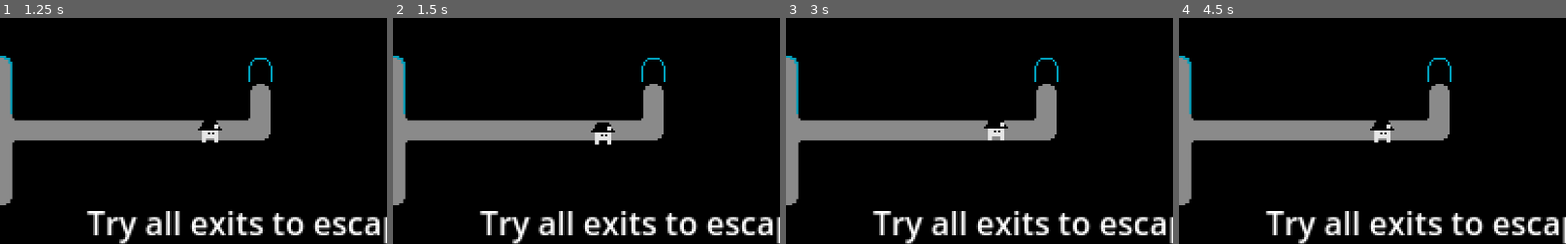
Above: before the commit, frames 1-4 (left to right).
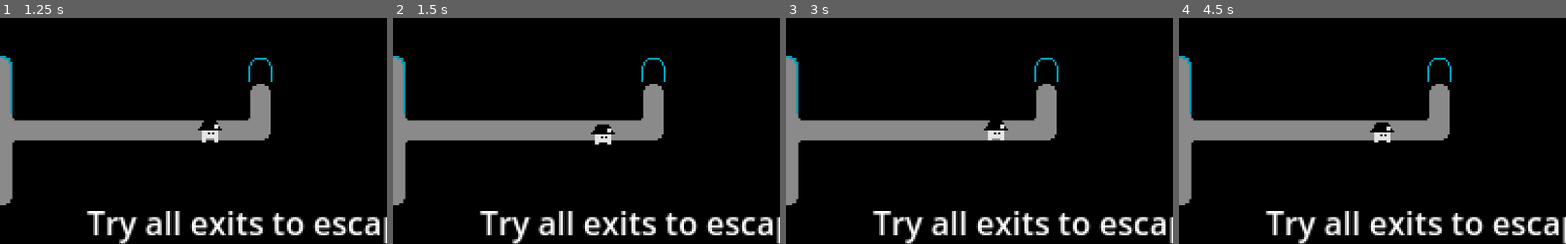
Above: after the commit, the same moments.

Repository: GodMadeEarth/Miners-Misfortune
Game: Godot game, scene res://Levels/Level 0.tscn
Same seed, same stepped clock (60 frames per second), same inputs: the game is played once before the commit and once after it. Sound files missing from this copy of the repository are replaced by a short silence.
Inputs:
- Up to frame 1 (1.25 s): tap Enter at 0.5 s; hold D from 0.53 s (still down); hold R from 0.53 s (still down)
- Up to frame 2 (1.5 s): tap Space at 1.25 s; release D at 1.28 s; release R at 1.28 s; hold S from 1.28 s (still down); tap R at 1.35 s
- Up to frame 3 (3 s): tap Enter at 2 s; release S at 2.03 s; hold D 2.03-2.78 s; hold R 2.03-2.78 s; tap Space at 2.75 s; hold W from 2.78 s (still down); tap R at 2.85 s
- Up to frame 4 (4.5 s): tap Enter at 3.5 s; release W at 3.53 s; hold R 3.53-4.28 s; hold A from 3.53 s (still down); tap Space at 4.25 s; tap R at 4.35 s
The pictures show only the part of the screen within x 39-89%, y 36-86%; the shares and areas given below are measured in that part.

Frame 1 is identical in both runs. In frame 2, 0.2% of the frame differs, in the area x 51-58%, y 45-56%; in frame 3, 0.2%; in frame 4, 0.2%.

Commit message:
sound and animation implamented

Diff:
--- a/Miners Misfortune/Levels/Level 0.tscn
+++ b/Miners Misfortune/Levels/Level 0.tscn
@@ -1,10 +1,12 @@
-[gd_scene load_steps=10 format=3 uid="uid://yswnfgc1yu63"]
+[gd_scene load_steps=12 format=3 uid="uid://yswnfgc1yu63"]
 
 [ext_resource type="Texture2D" uid="uid://btavivh0utmnt" path="res://tiles.png" id="1_321yj"]
 [ext_resource type="Script" path="res://TileMap.gd" id="2_28vbd"]
 [ext_resource type="PackedScene" uid="uid://c67hfnaf3k3lx" path="res://Levels/Level 1.tscn" id="3_1i3e1"]
 [ext_resource type="Script" path="res://Player.gd" id="3_cn6iw"]
 [ext_resource type="Texture2D" uid="uid://do6q5hit1qav7" path="res://player.png" id="4_oimv1"]
+[ext_resource type="AudioStream" uid="uid://b8pf7ctiwq7mj" path="res://SFX_Amb_Wind.wav" id="6_1ss74"]
+[ext_resource type="AudioStream" uid="uid://cyuxcmsr63noc" path="res://SFX_Amb_WaterDrip.wav" id="7_om2hm"]
 
 [sub_resource type="TileMapPattern" id="TileMapPattern_go13u"]
 tile_data = PackedInt32Array(0, 65536, 1, 65536, 65536, 1, 131072, 65536, 1, 196608, 65536, 1, 262144, 65536, 1, 327680 …(5848 unchanged characters)…
@@ -297,3 +299,15 @@
 text = "Try all exits to escape with WASD or Arrow Keys!"
 horizontal_alignment = 1
 autowrap_mode = 3
+
+[node name="Audio" type="Node" parent="."]
+
+[node name="AudioStreamPlayer" type="AudioStreamPlayer" parent="Audio"]
+stream = ExtResource("6_1ss74")
+volume_db = -10.306
+autoplay = true
+
+[node name="AudioStreamPlayer2" type="AudioStreamPlayer" parent="Audio"]
+stream = ExtResource("7_om2hm")
+volume_db = -24.36
+autoplay = true
--- a/Miners Misfortune/Levels/Level 1.tscn
+++ b/Miners Misfortune/Levels/Level 1.tscn
@@ -1,10 +1,12 @@
-[gd_scene load_steps=10 format=3 uid="uid://c67hfnaf3k3lx"]
+[gd_scene load_steps=12 format=3 uid="uid://c67hfnaf3k3lx"]
 
 [ext_resource type="Texture2D" uid="uid://btavivh0utmnt" path="res://tiles.png" id="1_3ke7c"]
 [ext_resource type="Script" path="res://TileMap.gd" id="2_fhuak"]
 [ext_resource type="PackedScene" uid="uid://ch5vi22spvjr6" path="res://Levels/Level 2.tscn" id="3_gmhha"]
 [ext_resource type="Script" path="res://Player.gd" id="3_tykmd"]
 [ext_resource type="Texture2D" uid="uid://do6q5hit1qav7" path="res://player.png" id="4_380c7"]
+[ext_resource type="AudioStream" uid="uid://b8pf7ctiwq7mj" path="res://SFX_Amb_Wind.wav" id="6_bqcr1"]
+[ext_resource type="AudioStream" uid="uid://cyuxcmsr63noc" path="res://SFX_Amb_WaterDrip.wav" id="7_82hgx"]
 
 [sub_resource type="TileMapPattern" id="TileMapPattern_go13u"]
 tile_data = PackedInt32Array(0, 65536, 1, 65536, 65536, 1, 131072, 65536, 1, 196608, 65536, 1, 262144, 65536, 1, 327680 …(5848 unchanged characters)…
@@ -288,3 +290,15 @@
 text = "Press R to reload the current level!"
 horizontal_alignment = 1
 autowrap_mode = 3
+
+[node name="Audio" type="Node" parent="."]
+
+[node name="AudioStreamPlayer" type="AudioStreamPlayer" parent="Audio"]
+stream = ExtResource("6_bqcr1")
+volume_db = -10.306
+autoplay = true
+
+[node name="AudioStreamPlayer2" type="AudioStreamPlayer" parent="Audio"]
+stream = ExtResource("7_82hgx")
+volume_db = -24.36
+autoplay = true
--- a/Miners Misfortune/Levels/Level 2.tscn
+++ b/Miners Misfortune/Levels/Level 2.tscn
@@ -1,10 +1,12 @@
-[gd_scene load_steps=10 format=3 uid="uid://ch5vi22spvjr6"]
+[gd_scene load_steps=12 format=3 uid="uid://ch5vi22spvjr6"]
 
 [ext_resource type="Texture2D" uid="uid://btavivh0utmnt" path="res://tiles.png" id="1_alopj"]
 [ext_resource type="Script" path="res://TileMap.gd" id="2_hrbrx"]
 [ext_resource type="PackedScene" uid="uid://c8l3b2gsvda0f" path="res://Levels/Level 3.tscn" id="3_f0ov8"]
 [ext_resource type="Script" path="res://Player.gd" id="3_wa5w3"]
 [ext_resource type="Texture2D" uid="uid://do6q5hit1qav7" path="res://player.png" id="4_lo27f"]
+[ext_resource type="AudioStream" uid="uid://b8pf7ctiwq7mj" path="res://SFX_Amb_Wind.wav" id="6_rwsxt"]
+[ext_resource type="AudioStream" uid="uid://cyuxcmsr63noc" path="res://SFX_Amb_WaterDrip.wav" id="7_12dxm"]
 
 [sub_resource type="TileMapPattern" id="TileMapPattern_go13u"]
 tile_data = PackedInt32Array(0, 65536, 1, 65536, 65536, 1, 131072, 65536, 1, 196608, 65536, 1, 262144, 65536, 1, 327680 …(5848 unchanged characters)…
@@ -279,3 +281,15 @@
 texture = ExtResource("4_lo27f")
 hframes = 2
 vframes = 3
+
+[node name="Audio" type="Node" parent="."]
+
+[node name="AudioStreamPlayer" type="AudioStreamPlayer" parent="Audio"]
+stream = ExtResource("6_rwsxt")
+volume_db = -10.306
+autoplay = true
+
+[node name="AudioStreamPlayer2" type="AudioStreamPlayer" parent="Audio"]
+stream = ExtResource("7_12dxm")
+volume_db = -24.36
+autoplay = true
--- a/Miners Misfortune/Levels/Level 3.tscn
+++ b/Miners Misfortune/Levels/Level 3.tscn
@@ -1,10 +1,12 @@
-[gd_scene load_steps=10 format=3 uid="uid://c8l3b2gsvda0f"]
+[gd_scene load_steps=12 format=3 uid="uid://c8l3b2gsvda0f"]
 
 [ext_resource type="Texture2D" uid="uid://btavivh0utmnt" path="res://tiles.png" id="1_uca43"]
 [ext_resource type="Script" path="res://TileMap.gd" id="2_lfabm"]
 [ext_resource type="PackedScene" uid="uid://c5tejawgsmix3" path="res://Levels/Level 4.tscn" id="3_gj6qi"]
 [ext_resource type="Script" path="res://Player.gd" id="3_lkfsk"]
 [ext_resource type="Texture2D" uid="uid://do6q5hit1qav7" path="res://player.png" id="4_5b017"]
+[ext_resource type="AudioStream" uid="uid://b8pf7ctiwq7mj" path="res://SFX_Amb_Wind.wav" id="6_8ilfa"]
+[ext_resource type="AudioStream" uid="uid://cyuxcmsr63noc" path="res://SFX_Amb_WaterDrip.wav" id="7_cojni"]
 
 [sub_resource type="TileMapPattern" id="TileMapPattern_go13u"]
 tile_data = PackedInt32Array(0, 65536, 1, 65536, 65536, 1, 131072, 65536, 1, 196608, 65536, 1, 262144, 65536, 1, 327680 …(5848 unchanged characters)…
@@ -279,3 +281,15 @@
 texture = ExtResource("4_5b017")
 hframes = 2
 vframes = 3
+
+[node name="Audio" type="Node" parent="."]
+
+[node name="AudioStreamPlayer" type="AudioStreamPlayer" parent="Audio"]
+stream = ExtResource("6_8ilfa")
+volume_db = -10.306
+autoplay = true
+
+[node name="AudioStreamPlayer2" type="AudioStreamPlayer" parent="Audio"]
+stream = ExtResource("7_cojni")
+volume_db = -24.36
+autoplay = true
--- a/Miners Misfortune/Levels/Level 4.tscn
+++ b/Miners Misfortune/Levels/Level 4.tscn
@@ -1,10 +1,12 @@
-[gd_scene load_steps=10 format=3 uid="uid://c5tejawgsmix3"]
+[gd_scene load_steps=12 format=3 uid="uid://c5tejawgsmix3"]
 
 [ext_resource type="Texture2D" uid="uid://btavivh0utmnt" path="res://tiles.png" id="1_eylu0"]
 [ext_resource type="Script" path="res://TileMap.gd" id="2_6tlul"]
 [ext_resource type="PackedScene" uid="uid://cpo421t2ro6bc" path="res://Levels/Level 5.tscn" id="3_3e30v"]
 [ext_resource type="Script" path="res://Player.gd" id="3_5vcmb"]
 [ext_resource type="Texture2D" uid="uid://do6q5hit1qav7" path="res://player.png" id="4_b3do0"]
+[ext_resource type="AudioStream" uid="uid://b8pf7ctiwq7mj" path="res://SFX_Amb_Wind.wav" id="6_me2xo"]
+[ext_resource type="AudioStream" uid="uid://cyuxcmsr63noc" path="res://SFX_Amb_WaterDrip.wav" id="7_0wnj0"]
 
 [sub_resource type="TileMapPattern" id="TileMapPattern_go13u"]
 tile_data = PackedInt32Array(0, 65536, 1, 65536, 65536, 1, 131072, 65536, 1, 196608, 65536, 1, 262144, 65536, 1, 327680 …(5848 unchanged characters)…
@@ -279,3 +281,15 @@
 texture = ExtResource("4_b3do0")
 hframes = 2
 vframes = 3
+
+[node name="Audio" type="Node" parent="."]
+
+[node name="AudioStreamPlayer" type="AudioStreamPlayer" parent="Audio"]
+stream = ExtResource("6_me2xo")
+volume_db = -10.306
+autoplay = true
+
+[node name="AudioStreamPlayer2" type="AudioStreamPlayer" parent="Audio"]
+stream = ExtResource("7_0wnj0")
+volume_db = -24.36
+autoplay = true
--- a/Miners Misfortune/Levels/Level 5.tscn
+++ b/Miners Misfortune/Levels/Level 5.tscn
@@ -1,10 +1,12 @@
-[gd_scene load_steps=10 format=3 uid="uid://cpo421t2ro6bc"]
+[gd_scene load_steps=12 format=3 uid="uid://cpo421t2ro6bc"]
 
 [ext_resource type="Texture2D" uid="uid://btavivh0utmnt" path="res://tiles.png" id="1_3wg52"]
 [ext_resource type="Script" path="res://TileMap.gd" id="2_lrra8"]
 [ext_resource type="PackedScene" uid="uid://4mbck2es4hpj" path="res://Levels/Level 6.tscn" id="3_cqfps"]
 [ext_resource type="Script" path="res://Player.gd" id="3_y2g1c"]
 [ext_resource type="Texture2D" uid="uid://do6q5hit1qav7" path="res://player.png" id="4_3rhi4"]
+[ext_resource type="AudioStream" uid="uid://b8pf7ctiwq7mj" path="res://SFX_Amb_Wind.wav" id="6_iwtmt"]
+[ext_resource type="AudioStream" uid="uid://cyuxcmsr63noc" path="res://SFX_Amb_WaterDrip.wav" id="7_as3cm"]
 
 [sub_resource type="TileMapPattern" id="TileMapPattern_go13u"]
 tile_data = PackedInt32Array(0, 65536, 1, 65536, 65536, 1, 131072, 65536, 1, 196608, 65536, 1, 262144, 65536, 1, 327680 …(5848 unchanged characters)…
@@ -279,3 +281,15 @@
 texture = ExtResource("4_3rhi4")
 hframes = 2
 vframes = 3
+
+[node name="Audio" type="Node" parent="."]
+
+[node name="AudioStreamPlayer" type="AudioStreamPlayer" parent="Audio"]
+stream = ExtResource("6_iwtmt")
+volume_db = -10.306
+autoplay = true
+
+[node name="AudioStreamPlayer2" type="AudioStreamPlayer" parent="Audio"]
+stream = ExtResource("7_as3cm")
+volume_db = -24.36
+autoplay = true
--- a/Miners Misfortune/Levels/Level 6.tscn
+++ b/Miners Misfortune/Levels/Level 6.tscn
@@ -1,10 +1,12 @@
-[gd_scene load_steps=10 format=3 uid="uid://4mbck2es4hpj"]
+[gd_scene load_steps=12 format=3 uid="uid://4mbck2es4hpj"]
 
 [ext_resource type="Texture2D" uid="uid://btavivh0utmnt" path="res://tiles.png" id="1_qlhrg"]
 [ext_resource type="Script" path="res://TileMap.gd" id="2_r2cwx"]
 [ext_resource type="PackedScene" uid="uid://db7pbhfxoxesk" path="res://Levels/Level 7.tscn" id="3_7l4eb"]
 [ext_resource type="Script" path="res://Player.gd" id="3_40l1y"]
 [ext_resource type="Texture2D" uid="uid://do6q5hit1qav7" path="res://player.png" id="4_2hag7"]
+[ext_resource type="AudioStream" uid="uid://b8pf7ctiwq7mj" path="res://SFX_Amb_Wind.wav" id="6_i518y"]
+[ext_resource type="AudioStream" uid="uid://cyuxcmsr63noc" path="res://SFX_Amb_WaterDrip.wav" id="7_5l12k"]
 
 [sub_resource type="TileMapPattern" id="TileMapPattern_go13u"]
 tile_data = PackedInt32Array(0, 65536, 1, 65536, 65536, 1, 131072, 65536, 1, 196608, 65536, 1, 262144, 65536, 1, 327680 …(5848 unchanged characters)…
@@ -279,3 +281,15 @@
 texture = ExtResource("4_2hag7")
 hframes = 2
 vframes = 3
+
+[node name="Audio" type="Node" parent="."]
+
+[node name="AudioStreamPlayer" type="AudioStreamPlayer" parent="Audio"]
+stream = ExtResource("6_i518y")
+volume_db = -10.306
+autoplay = true
+
+[node name="AudioStreamPlayer2" type="AudioStreamPlayer" parent="Audio"]
+stream = ExtResource("7_5l12k")
+volume_db = -24.36
+autoplay = true
--- a/Miners Misfortune/Levels/Level 7.tscn
+++ b/Miners Misfortune/Levels/Level 7.tscn
@@ -1,9 +1,11 @@
-[gd_scene load_steps=9 format=3 uid="uid://db7pbhfxoxesk"]
+[gd_scene load_steps=11 format=3 uid="uid://db7pbhfxoxesk"]
 
 [ext_resource type="Texture2D" uid="uid://btavivh0utmnt" path="res://tiles.png" id="1_kveiy"]
 [ext_resource type="Script" path="res://TileMap.gd" id="2_ii58e"]
 [ext_resource type="Script" path="res://Player.gd" id="3_vl83a"]
 [ext_resource type="Texture2D" uid="uid://do6q5hit1qav7" path="res://player.png" id="4_axxo0"]
+[ext_resource type="AudioStream" uid="uid://b8pf7ctiwq7mj" path="res://SFX_Amb_Wind.wav" id="5_5tyyf"]
+[ext_resource type="AudioStream" uid="uid://cyuxcmsr63noc" path="res://SFX_Amb_WaterDrip.wav" id="6_kovnd"]
 
 [sub_resource type="TileMapPattern" id="TileMapPattern_go13u"]
 tile_data = PackedInt32Array(0, 65536, 1, 65536, 65536, 1, 131072, 65536, 1, 196608, 65536, 1, 262144, 65536, 1, 327680 …(5848 unchanged characters)…
@@ -286,3 +288,15 @@
 text = "Go to the exit to restart"
 horizontal_alignment = 1
 autowrap_mode = 3
+
+[node name="Audio" type="Node" parent="."]
+
+[node name="AudioStreamPlayer" type="AudioStreamPlayer" parent="Audio"]
+stream = ExtResource("5_5tyyf")
+volume_db = -10.306
+autoplay = true
+
+[node name="AudioStreamPlayer2" type="AudioStreamPlayer" parent="Audio"]
+stream = ExtResource("6_kovnd")
+volume_db = -24.36
+autoplay = true
--- a/Miners Misfortune/Player.gd
+++ b/Miners Misfortune/Player.gd
@@ -1,4 +1,10 @@
 extends CharacterBody2D
+
+var audio = [load("res://SFX_FS_Dirt_01.wav"),load("res://SFX_FS_Dirt_02.wav"),load("res://SFX_FS_Dirt_03.wav")]
+var audioPlayer = AudioStreamPlayer.new()
+
+func _ready():
+		add_child(audioPlayer)
 
 func _physics_process(_delta):
 	move_logic()
@@ -19,3 +25,9 @@
 
 	velocity *= 50
 	move_and_slide()
+
+	if velocity != Vector2.ZERO and not audioPlayer.playing:
+		$Sprite2D.frame = int(!bool($Sprite2D.frame))
+		audioPlayer.stream = audio.pick_random()
+		audioPlayer.volume_db = -10
+		audioPlayer.play()
--- a/Miners Misfortune/TileMap.gd
+++ b/Miners Misfortune/TileMap.gd
@@ -10,8 +10,12 @@
 
 var cellPlayerIsOn
 
+var audio : AudioStreamWAV
+var audioPlayer = AudioStreamPlayer.new()
+
 func _ready():
-	pass
+	audioPlayer.volume_db = -10
+	add_child(audioPlayer)
 
 func _process(_delta):
 	_update_paths_and_exits()
@@ -25,6 +29,11 @@
 
 	if cellPlayerIsOn in allExits:
 
+		update_cell_atlas(cellPlayerIsOn,0,0,Vector2i(3,3))
+		update_cell_atlas(cellPlayerIsOn+Vector2i(0,1),0,0,Vector2i(3,4))
+
+		allExits.erase(cellPlayerIsOn)
+
 		if cellPlayerIsOn in redExits:
 			for cell in get_used_cells(0):
 				if get_cell_atlas_coords(0,cell).y in [6,7,8]:
@@ -35,7 +44,8 @@
 				if get_cell_atlas_coords(0,cell).y in [9,10,11]:
 					update_cell_atlas(cell,0,0,Vector2i(1,1))
 
-		update_cell_atlas(cellPlayerIsOn,0,0,Vector2i(3,3))
-		update_cell_atlas(cellPlayerIsOn+Vector2i(0,1),0,0,Vector2i(3,4))
+		audio = load("res://SFX_Mineshaft_Close.wav")
+		audioPlayer.stream = audio
+		audioPlayer.play()
 
-		allExits.erase(cellPlayerIsOn)
+		await audioPlayer.finished
Not shown, added: Miners Misfortune/SFX_Amb_Debris.wav.import
Not shown, added: Miners Misfortune/SFX_Amb_WaterDrip.wav.import
Not shown, added: Miners Misfortune/SFX_Amb_Wind.wav.import
Not shown, added: Miners Misfortune/SFX_FS_Dirt_01.wav.import
Not shown, added: Miners Misfortune/SFX_FS_Dirt_02.wav.import
Not shown, added: Miners Misfortune/SFX_FS_Dirt_03.wav.import
Not shown, added: Miners Misfortune/SFX_Mineshaft_Close.wav.import
Not shown, added: Miners Misfortune/SFX_Amb_Debris.wav
Not shown, added: Miners Misfortune/SFX_Amb_WaterDrip.wav
Not shown, added: Miners Misfortune/SFX_Amb_Wind.wav
Not shown, added: Miners Misfortune/SFX_FS_Dirt_01.wav
Not shown, added: Miners Misfortune/SFX_FS_Dirt_02.wav
(and 2 more such lines)
